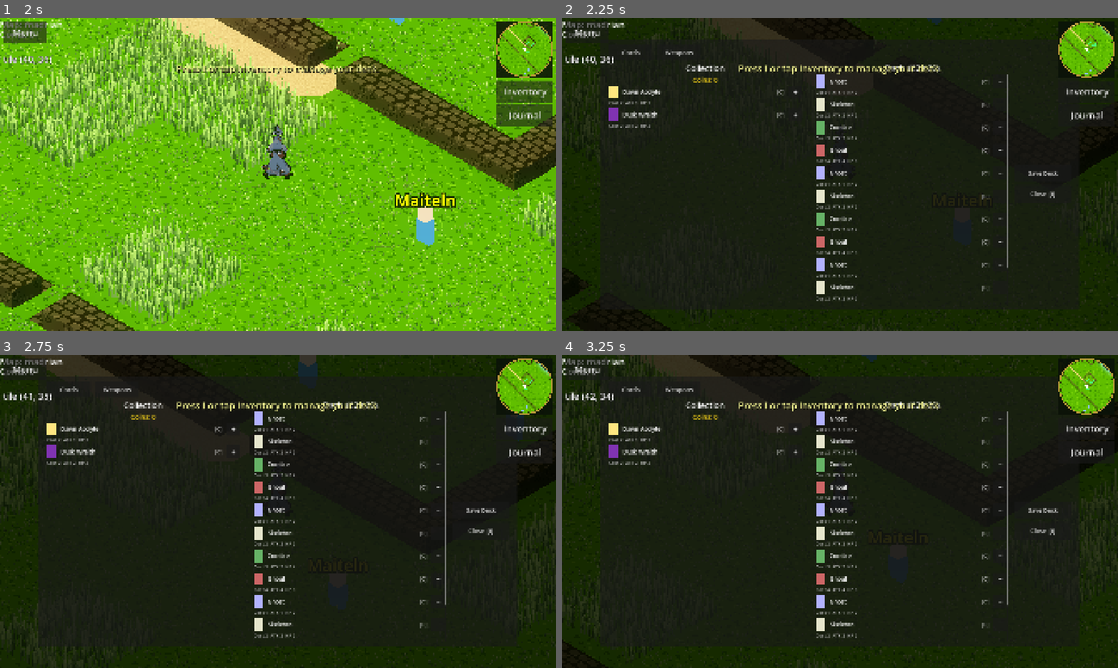
Above: before the commit, frames 1-4 (two rows, left to right).
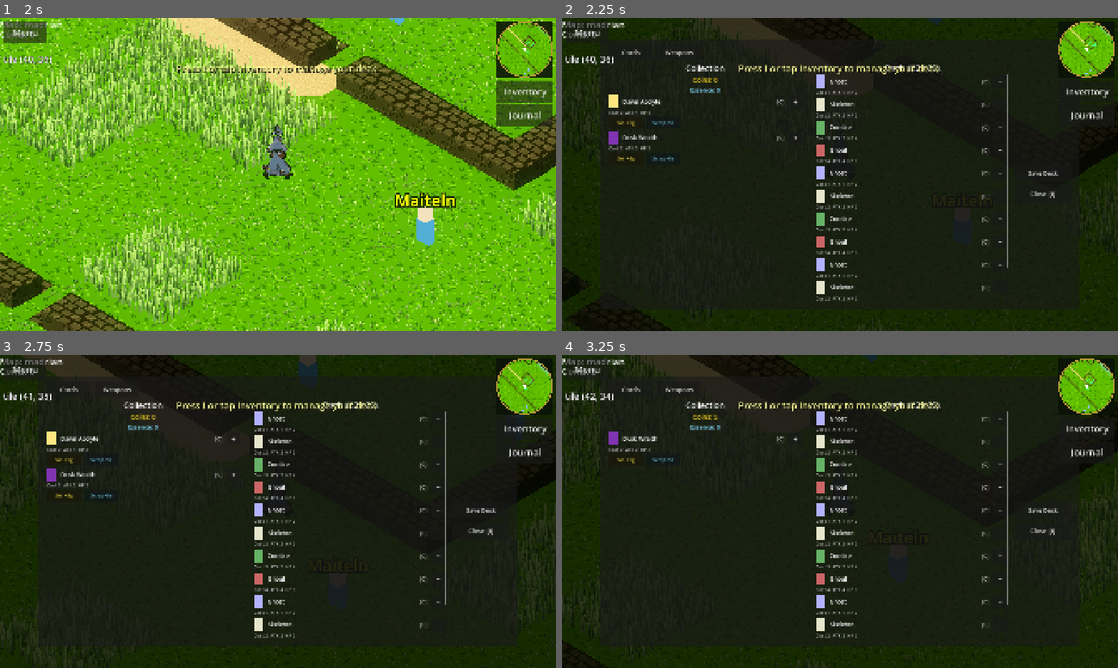
Above: after the commit, the same moments.

Repository: ChrisPauly97/pear-pudding-godot
Game: Godot game, scene res://scenes/ui/MenuScene.tscn
Same seed, same stepped clock (60 frames per second), same inputs: the game is played once before the commit and once after it. Sound files missing from this copy of the repository are replaced by a short silence.
Inputs (mouse positions are in pixels of both pictures, inside the frame that each line leads up to):
- Up to frame 1 (2 s): click "New Game" at 0.5 s; click "Venture Here" at 1.25 s
- Up to frame 2 (2.25 s): tap I (inventory) at 2 s; move the mouse to (962, 158) at 2.02 s; hold D (move_right) from 2.03 s (still down); hold E (interact) from 2.03 s (still down); click (962, 158) at 2.17 s
- Up to frame 3 (2.75 s): keep holding D (move_right); keep holding E (interact); tap Space (jump) at 2.27 s
- Up to frame 4 (3.25 s): release D (move_right) at 2.75 s; release E (interact) at 2.75 s; click (628, 458) at 2.75 s, where only the run after the commit has a clickable "Sell +5g"

Frame 1 is identical in both runs. In frame 2, 1.0% of the frame differs, in the area x 8-43%, y 21-46%; in frame 3, 1.0%; in frame 4, 0.8%.

Commit message:
TID-101: Sell & scrap actions (gold + essence)
Adds Sell and Scrap buttons to each collection card row in InventoryScene.
Economy values live in IsoConst.RARITY_CONFIG (5/15/40/100g sell,
5/15/40/80e scrap). Epic/legendary require inline confirmation before
executing. Unique cards cannot be sold or scrapped. SaveManager gains
sell_card_instance() and scrap_card_instance() helpers; GameBus gains
essence_changed signal.

https://claude.ai/code/session_01LoRXvpkAc5z7qpEGDNEz96

Diff:
--- a/autoloads/GameBus.gd
+++ b/autoloads/GameBus.gd
@@ -26,3 +26,6 @@
 
 # Achievement signals
 signal achievement_unlocked(achievement_id: String)
+
+# Economy signals
+signal essence_changed(new_amount: int)
--- a/autoloads/IsoConst.gd
+++ b/autoloads/IsoConst.gd
@@ -46,10 +46,10 @@
 # rolled_stat = round(base_stat * multiplier * uniform(1 - variance, 1 + variance))
 # Cost is never randomised regardless of rarity.
 const RARITY_CONFIG: Dictionary = {
-	"common":    {"multiplier": 1.0, "variance": 0.10},
-	"rare":      {"multiplier": 1.3, "variance": 0.08},
-	"epic":      {"multiplier": 1.7, "variance": 0.06},
-	"legendary": {"multiplier": 2.4, "variance": 0.05},
+	"common":    {"multiplier": 1.0, "variance": 0.10, "sell_gold": 5,   "scrap_essence": 5},
+	"rare":      {"multiplier": 1.3, "variance": 0.08, "sell_gold": 15,  "scrap_essence": 15},
+	"epic":      {"multiplier": 1.7, "variance": 0.06, "sell_gold": 40,  "scrap_essence": 40},
+	"legendary": {"multiplier": 2.4, "variance": 0.05, "sell_gold": 100, "scrap_essence": 80},
 }
 const RARITY_ORDER: Array[String] = ["common", "rare", "epic", "legendary"]
 
--- a/autoloads/SaveManager.gd
+++ b/autoloads/SaveManager.gd
@@ -433,6 +433,28 @@
 		player_deck.remove_at(deck_idx)
 	_dirty = true
 
+## Sells a card instance for gold. No-op if uid not found or card is unique.
+func sell_card_instance(uid: String) -> void:
+	var inst: Dictionary = get_instance_by_uid(uid)
+	if inst.is_empty():
+		return
+	var rarity: String = str(inst.get("rarity", "common"))
+	var cfg: Dictionary = IsoConst.RARITY_CONFIG.get(rarity, {})
+	add_coins(int(cfg.get("sell_gold", 0)))
+	remove_card_instance(uid)
+
+## Scraps a card instance for essence. No-op if uid not found or card is unique.
+func scrap_card_instance(uid: String) -> void:
+	var inst: Dictionary = get_instance_by_uid(uid)
+	if inst.is_empty():
+		return
+	var rarity: String = str(inst.get("rarity", "common"))
+	var cfg: Dictionary = IsoConst.RARITY_CONFIG.get(rarity, {})
+	essence += int(cfg.get("scrap_essence", 0))
+	GameBus.essence_changed.emit(essence)
+	remove_card_instance(uid)
+	_dirty = true
+
 ## Returns all owned card instances (the full collection array).
 func get_owned_instances() -> Array[Dictionary]:
 	return owned_cards
--- a/scenes/ui/InventoryScene.gd
+++ b/scenes/ui/InventoryScene.gd
@@ -14,6 +14,7 @@
 var _deck_list: VBoxContainer
 var _deck_count_label: Label
 var _coin_label: Label
+var _essence_label: Label
 
 # Weapon UI
 var _weapon_list: VBoxContainer
@@ -121,6 +122,12 @@
 	_coin_label.horizontal_alignment = HORIZONTAL_ALIGNMENT_CENTER
 	_coin_label.modulate = Color(1.0, 0.85, 0.1)
 	left_vbox.add_child(_coin_label)
+
+	_essence_label = Label.new()
+	_essence_label.add_theme_font_size_override("font_size", int(_vh * 0.020))
+	_essence_label.horizontal_alignment = HORIZONTAL_ALIGNMENT_CENTER
+	_essence_label.modulate = Color(0.5, 0.85, 1.0)
+	left_vbox.add_child(_essence_label)
 
 	var left_scroll := ScrollContainer.new()
 	left_scroll.size_flags_vertical = Control.SIZE_EXPAND_FILL
@@ -313,6 +320,7 @@
 		child.queue_free()
 
 	_coin_label.text = "Coins: %d" % SceneManager.save_manager.coins
+	_essence_label.text = "Essence: %d" % SceneManager.save_manager.essence
 
 	var all_instances: Array[Dictionary] = SceneManager.save_manager.get_owned_instances()
 
@@ -559,6 +567,47 @@
 	stats_lbl.add_theme_font_size_override("font_size", int(_vh * 0.015))
 	stats_lbl.modulate = Color(0.75, 0.75, 0.75)
 	vbox.add_child(stats_lbl)
+
+	# Sell / Scrap action row (hidden for unique cards)
+	var is_unique: bool = bool(tmpl.get("is_unique", false))
+	if not is_unique:
+		var cfg: Dictionary = IsoConst.RARITY_CONFIG.get(rarity, {})
+		var sell_gold: int       = int(cfg.get("sell_gold", 0))
+		var scrap_ess: int       = int(cfg.get("scrap_essence", 0))
+		var needs_confirm: bool  = rarity == "epic" or rarity == "legendary"
+
+		var action_row := HBoxContainer.new()
+		action_row.add_theme_constant_override("separation", int(_vw * 0.006))
+		vbox.add_child(action_row)
+
+		var confirm_row := HBoxContainer.new()
+		confirm_row.add_theme_constant_override("separation", int(_vw * 0.006))
+		confirm_row.visible = false
+		vbox.add_child(confirm_row)
+
+		var sell_btn := Button.new()
+		sell_btn.text = "Sell +%dg" % sell_gold
+		sell_btn.custom_minimum_size = Vector2(_vh * 0.11, _vh * 0.038)
+		sell_btn.add_theme_font_size_override("font_size", int(_vh * 0.015))
+		sell_btn.modulate = Color(1.0, 0.9, 0.3)
+		if needs_confirm:
+			sell_btn.pressed.connect(func() -> void:
+				_show_confirm(action_row, confirm_row, "Sell", func() -> void: _do_sell(uid)))
+		else:
+			sell_btn.pressed.connect(_do_sell.bind(uid))
+		action_row.add_child(sell_btn)
+
+		var scrap_btn := Button.new()
+		scrap_btn.text = "Scrap +%de" % scrap_ess
+		scrap_btn.custom_minimum_size = Vector2(_vh * 0.11, _vh * 0.038)
+		scrap_btn.add_theme_font_size_override("font_size", int(_vh * 0.015))
+		scrap_btn.modulate = Color(0.5, 0.85, 1.0)
+		if needs_confirm:
+			scrap_btn.pressed.connect(func() -> void:
+				_show_confirm(action_row, confirm_row, "Scrap", func() -> void: _do_scrap(uid)))
+		else:
+			scrap_btn.pressed.connect(_do_scrap.bind(uid))
+		action_row.add_child(scrap_btn)
 
 	return vbox
 
@@ -635,6 +684,42 @@
 # Actions
 # -------------------------------------------------------------------------
 
+func _show_confirm(action_row: HBoxContainer, confirm_row: HBoxContainer, label: String, on_confirm: Callable) -> void:
+	action_row.visible = false
+	for child in confirm_row.get_children():
+		child.queue_free()
+	confirm_row.visible = true
+
+	var lbl := Label.new()
+	lbl.text = "%s?" % label
+	lbl.add_theme_font_size_override("font_size", int(_vh * 0.015))
+	lbl.modulate = Color(1.0, 0.6, 0.3)
+	confirm_row.add_child(lbl)
+
+	var yes_btn := Button.new()
+	yes_btn.text = "Yes"
+	yes_btn.custom_minimum_size = Vector2(_vh * 0.07, _vh * 0.038)
+	yes_btn.add_theme_font_size_override("font_size", int(_vh * 0.015))
+	yes_btn.pressed.connect(on_confirm)
+	confirm_row.add_child(yes_btn)
+
+	var no_btn := Button.new()
+	no_btn.text = "No"
+	no_btn.custom_minimum_size = Vector2(_vh * 0.07, _vh * 0.038)
+	no_btn.add_theme_font_size_override("font_size", int(_vh * 0.015))
+	no_btn.pressed.connect(func() -> void:
+		confirm_row.visible = false
+		action_row.visible = true)
+	confirm_row.add_child(no_btn)
+
+func _do_sell(uid: String) -> void:
+	SceneManager.save_manager.sell_card_instance(uid)
+	_refresh_cards()
+
+func _do_scrap(uid: String) -> void:
+	SceneManager.save_manager.scrap_card_instance(uid)
+	_refresh_cards()
+
 func _on_tab_cards() -> void:
 	_cards_panel.visible = true
 	_weapons_panel.visible = false
Not shown, changed: tasks/goals/GID-028--card-rarity-crafting/TID-101--sell-scrap-actions.md
Not shown, changed: tasks/goals/GID-028--card-rarity-crafting/goal.md
Not shown, changed: tasks/index.md
